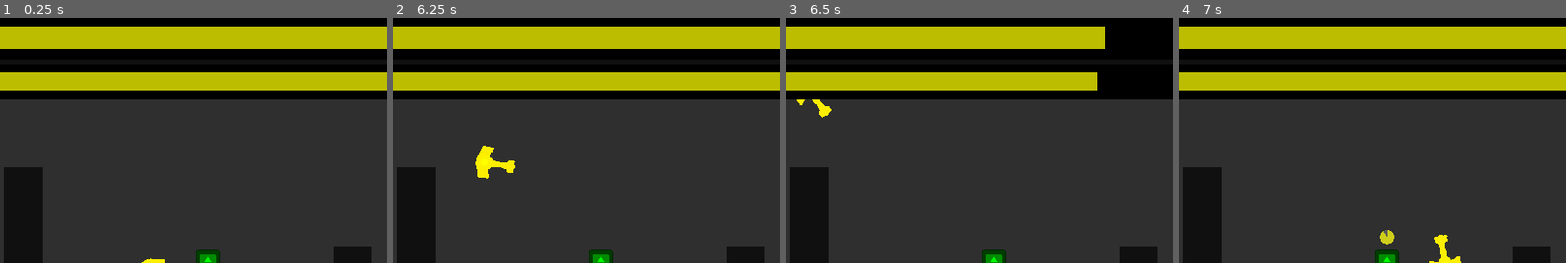
Above: before the commit, frames 1-4 (left to right).
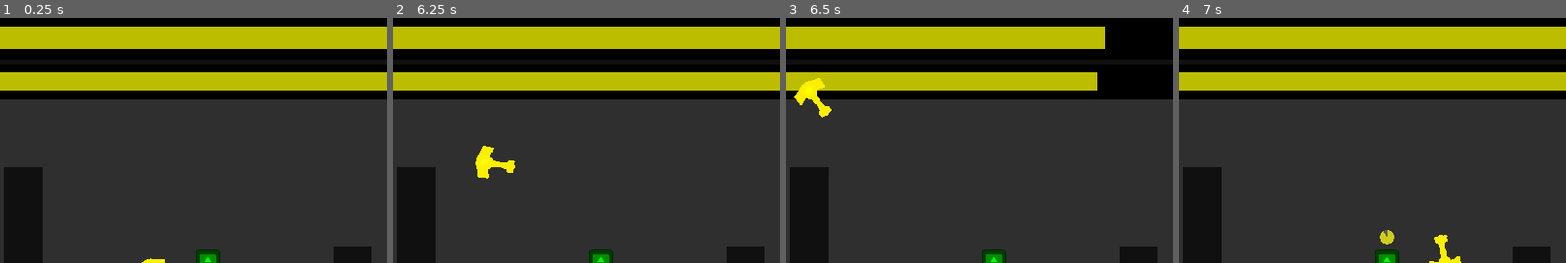
Above: after the commit, the same moments.

Repository: DeepRestGames/pirate-software-game-jam-16
Game: Godot game, scene res://Scenes/Tests/TestRangedEnemies_MainScene.tscn
The game is run twice, just before and just after one commit, with the same random seed, the same clock (stepped at 60 frames per second) and the same inputs. The engine's default icon, where the game draws it, is replaced by a stand-in: a white triangle on a blue panel in a dark square.
Inputs (mouse positions are % of the whole screen's width and height, from its top left):
- Up to frame 1 (0.25 s): no input
- Up to frame 2 (6.25 s): tap Enter at 0.5 s; move the mouse to (72, 47) at 0.52 s; hold Right mouse button (teleport_boomerang) 0.53-1.28 s; tap R (restart) every 1.5 s from 1.25 to 5.75 s; move the mouse to (30, 57) at 1.27 s; click (30, 57) at 1.35 s; move the mouse to (60, 29) at 2.02 s; hold Right mouse button (teleport_boomerang) 2.03-2.78 s; move the mouse to (45, 73) at 2.77 s; click (45, 73) at 2.85 s; move the mouse to (80, 67) at 3.52 s; hold Right mouse button (teleport_boomerang) 3.53-4.28 s; move the mouse to (20, 36) at 4.27 s; click (20, 36) at 4.35 s; move the mouse to (55, 52) at 5.02 s; hold Right mouse button (teleport_boomerang) 5.03-5.78 s; move the mouse to (35, 26) at 5.77 s; click (35, 26) at 5.85 s
- Up to frame 3 (6.5 s): no input
- Up to frame 4 (7 s): move the mouse to (72, 47) at 6.52 s; hold Right mouse button (teleport_boomerang) from 6.53 s (still down)
The pictures show only the part of the screen within x 25-75%, y 1-51%; the shares and areas given below are measured in that part.

Frames 1-2 are identical in both runs. In frame 3, 0.4% of the frame differs, in the area x 2-11%, y 24-34%; in frame 4, nothing differs.
Error in both runs: Invalid access to property or key 'global_position' on a base object of type 'Window'. (res://Scripts/UI/HUD_ArrowHint.gd:46)

Commit message:
Z layering EVERYTHING (layers descriptions on Miro)
Also enemies now bleed

Diff:
--- a/Scenes/Boomerang.tscn
+++ b/Scenes/Boomerang.tscn
@@ -9,6 +9,7 @@
 [sub_resource type="CircleShape2D" id="CircleShape2D_ovxrp"]
 
 [node name="Boomerang" type="RigidBody2D" groups=["Boomerang"]]
+z_index = 20
 collision_layer = 2
 collision_mask = 24
 mass = 0.2
--- a/Scenes/Enemies/EnemyProjectile.tscn
+++ b/Scenes/Enemies/EnemyProjectile.tscn
@@ -7,6 +7,7 @@
 radius = 24.0
 
 [node name="EnemyProjectile" type="StaticBody2D" groups=["Enemies"]]
+z_index = 10
 collision_layer = 16
 collision_mask = 11
 script = ExtResource("1_nyg1c")
--- a/Scenes/Enemies/EnemyRanged.tscn
+++ b/Scenes/Enemies/EnemyRanged.tscn
@@ -7,6 +7,7 @@
 radius = 35.0
 
 [node name="EnemyRanged" type="CharacterBody2D"]
+z_index = 10
 collision_layer = 4
 collision_mask = 14
 motion_mode = 1
--- a/Scenes/Enemies/EnemyWalking.tscn
+++ b/Scenes/Enemies/EnemyWalking.tscn
@@ -1,6 +1,5 @@
-[gd_scene load_steps=5 format=3 uid="uid://1jxgf3akb6ir"]
+[gd_scene load_steps=4 format=3 uid="uid://1jxgf3akb6ir"]
 
-[ext_resource type="Texture2D" uid="uid://vrfkmlq6h0im" path="res://icon.svg" id="1_4y8ww"]
 [ext_resource type="Script" path="res://Scripts/Enemies/EnemyWalking.gd" id="1_5dndt"]
 [ext_resource type="Texture2D" uid="uid://dv363jdnrymb4" path="res://Assets/Sprites/Enemies/AxeGiant1.png" id="2_r8nx1"]
 
@@ -8,6 +7,7 @@
 radius = 35.0
 
 [node name="EnemyWalking" type="CharacterBody2D" groups=["Enemies"]]
+z_index = 10
 collision_layer = 4
 collision_mask = 14
 motion_mode = 1
@@ -20,12 +20,6 @@
 position = Vector2(6, 14)
 scale = Vector2(0.46, 0.46)
 texture = ExtResource("2_r8nx1")
-
-[node name="GodotSprite" type="Sprite2D" parent="."]
-visible = false
-modulate = Color(0.764706, 0.243137, 0.0941176, 1)
-scale = Vector2(0.8, 0.8)
-texture = ExtResource("1_4y8ww")
 
 [node name="CollisionShape2D" type="CollisionShape2D" parent="."]
 scale = Vector2(1.4, 1.4)
--- a/Scenes/GameElements/Gateway.tscn
+++ b/Scenes/GameElements/Gateway.tscn
@@ -8,6 +8,7 @@
 size = Vector2(50, 50)
 
 [node name="Gateway" type="Area2D"]
+z_index = 7
 collision_layer = 0
 monitorable = false
 script = ExtResource("1_pec3o")
--- a/Scenes/GameElements/Interactable.tscn
+++ b/Scenes/GameElements/Interactable.tscn
@@ -7,6 +7,7 @@
 radius = 30.0
 
 [node name="Interactable" type="Area2D"]
+z_index = 7
 collision_layer = 0
 collision_mask = 2
 monitorable = false
--- a/Scenes/Level Design/LageLevels/V.tscn
+++ b/Scenes/Level Design/LageLevels/V.tscn
@@ -47,6 +47,7 @@
 texture = ExtResource("2_jjqs4")
 
 [node name="Walls" type="Node2D" parent="Environment/NavigationRegion2D"]
+z_index = 10
 
 [node name="FrameWall1" type="StaticBody2D" parent="Environment/NavigationRegion2D/Walls"]
 position = Vector2(-2000, 0)
--- a/Scenes/MainCharacter.tscn
+++ b/Scenes/MainCharacter.tscn
@@ -12,6 +12,7 @@
 [sub_resource type="CircleShape2D" id="CircleShape2D_30xh1"]
 
 [node name="MainCharacter" type="CharacterBody2D" groups=["MainCharacter"]]
+z_index = 20
 collision_mask = 30
 motion_mode = 1
 wall_min_slide_angle = 0.0
--- a/Scripts/Enemies/EnemyBase.gd
+++ b/Scripts/Enemies/EnemyBase.gd
@@ -17,4 +17,5 @@
 
 
 func take_damage():
+	EventBus.emit_signal("spawn_blood_particles", global_position)
 	queue_free()
--- a/Scripts/Enemies/EnemyProjectile.gd
+++ b/Scripts/Enemies/EnemyProjectile.gd
@@ -15,5 +15,5 @@
 	var collision = move_and_collide(direction * PROJECTILE_SPEED * delta)
 
 	if collision != null and not collision.get_collider().is_in_group("MainCharacter"):
-		EventBus.emit_signal("spawn_projectile_deflection_particles", global_position)
+		EventBus.emit_signal("spawn_spark_particles", global_position)
 		queue_free()
